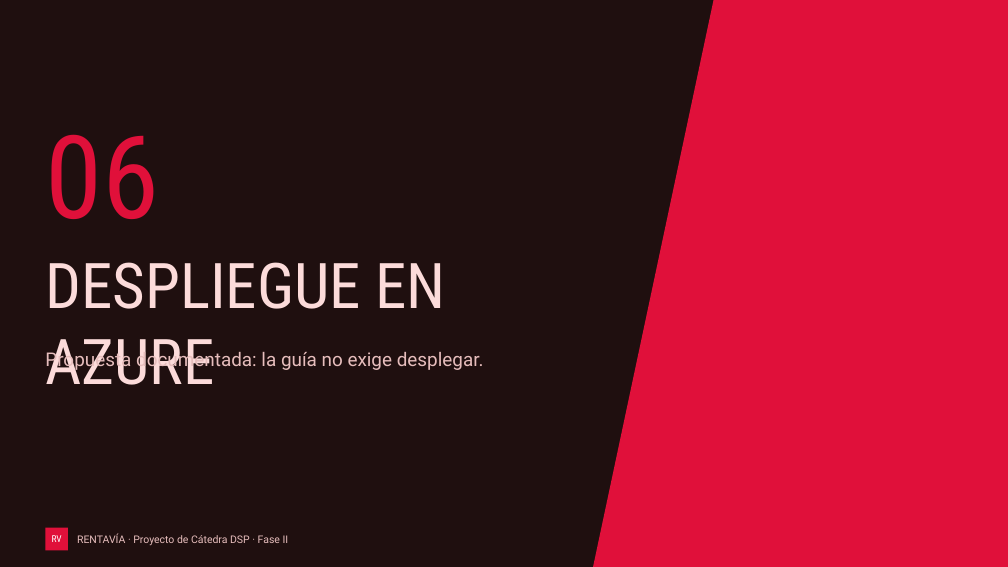
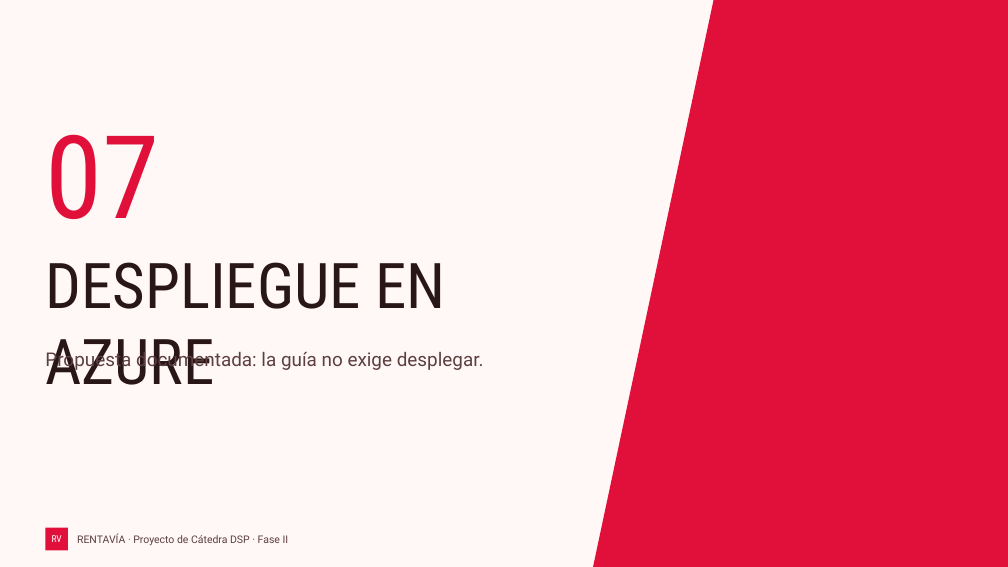
Before and after one commit to caleb-bvm/Rentavia, a slide deck: slide 22 of docs/fase-2/Rentavia-Presentacion.pptx (slide 18 before the commit). Drawn at 1008x567 pixels with LibreOffice and Linux fonts; fonts in the diff are those of the drawing. Boxes give left, top, right and bottom in pixels: in the first picture for what was removed or moved away, otherwise in the second. Text is boxed around its words. In the diff, an @@ line names an element or a change of style, - is before the commit and + after.

```diff
--- a/docs/fase-2/Rentavia-Presentacion.pptx
+++ b/docs/fase-2/Rentavia-Presentacion.pptx
@@ background #1F0F0F to #FFF8F7 @@
@@ text at [45, 134, 159, 219]: text changed @@
-06
+07
@@ title "DESPLIEGUE EN AZURE" at [45, 262, 445, 385]: text colour #FCDBDA to #291717 @@
@@ text "Propuesta documentada: la guía no ..." at [45, 349, 484, 372]: text colour #E6BDBC to #5D3F3F @@
@@ text "RENTAVÍA · Proyecto de Cátedra ..." at [77, 533, 289, 545]: text colour #E6BDBC to #5D3F3F @@
```
Also in this commit, not shown: 24 other slides changed, 5 slides added, 1 slide removed.
